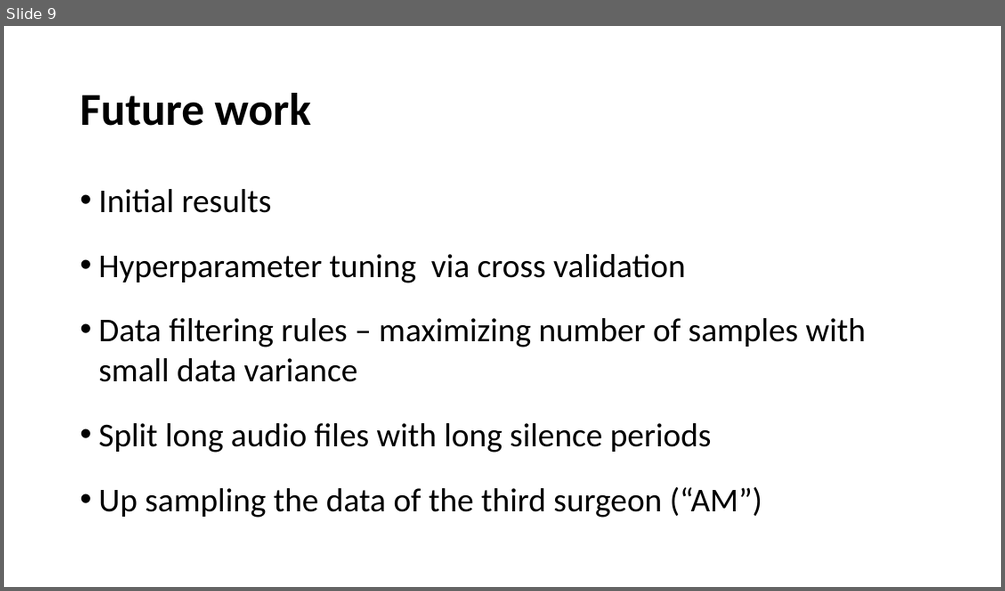
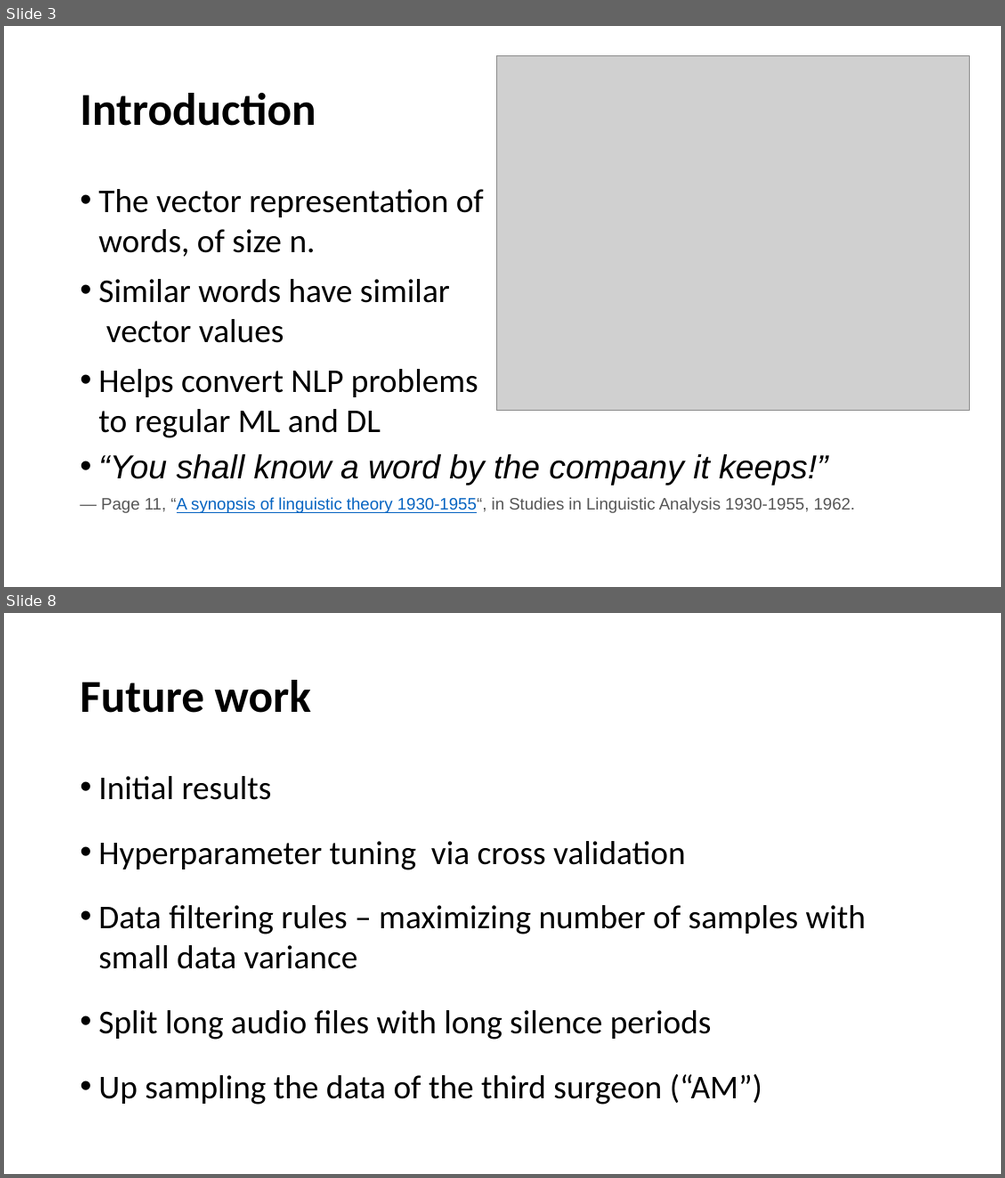
Before and after one commit to chensh3/word2vec_vs_glove, a slide deck: mid_term.pptx. Shown one above the other, each under a label of ours: slide 9 before the commit, slides 3 and 8 after it; the slides between them are not shown. The pictures are 1005x591 and 1005x1178 pixels, drawn with LibreOffice and Linux fonts; fonts in the diff are those of the drawing; grey boxes stand for pictures; background and template pictures are left out. Boxes give left, top, right and bottom in pixels: in the first picture for what was removed or moved away, otherwise in the second. Text is boxed around its words. In the diff, an @@ line names an element or a change of style, - is before the commit and + after.

```diff
--- a/mid_term.pptx
+++ b/mid_term.pptx
@@ slide 3 added at (4,26,1001,587), background #FFFFFF @@
@@ picture added at (497,56,970,410) @@
@@ title added at (80,93,316,126), 44 pt, text #000000, bold @@
+Introduction
@@ text added at (98,189,856,513), 32 pt, text #000000 @@
+• The vector representation of
+  words, of size n.
+• Similar words have similar
+  vector values
+• Helps convert NLP problems
+  to regular ML and DL
+• “You shall know a word by the company it keeps!”
+— Page 11, “A synopsis of linguistic theory 1930-1955“, in Studies in Linguistic Analysis 1930-1955, 1962.
@@ what was slide 9 is now slide 8 @@
```
Also in this commit, not shown: 4 slides changed, 3 other slides added, 5 slides removed, 1 other file.
